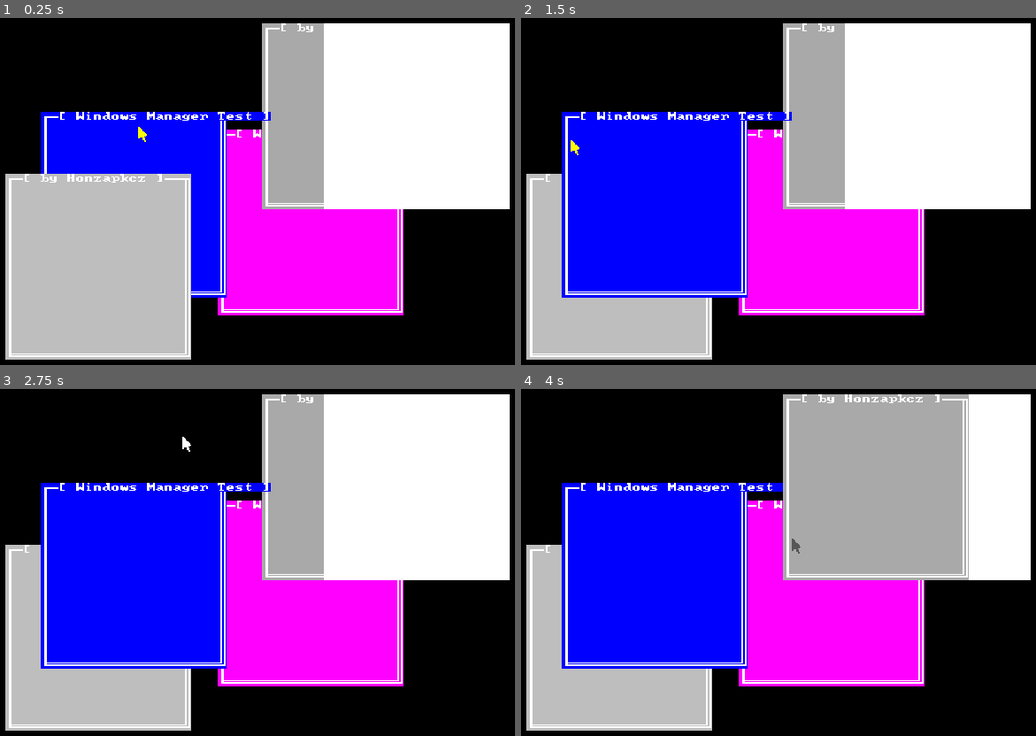
Above: before the commit, frames 1-4 (two rows, left to right).
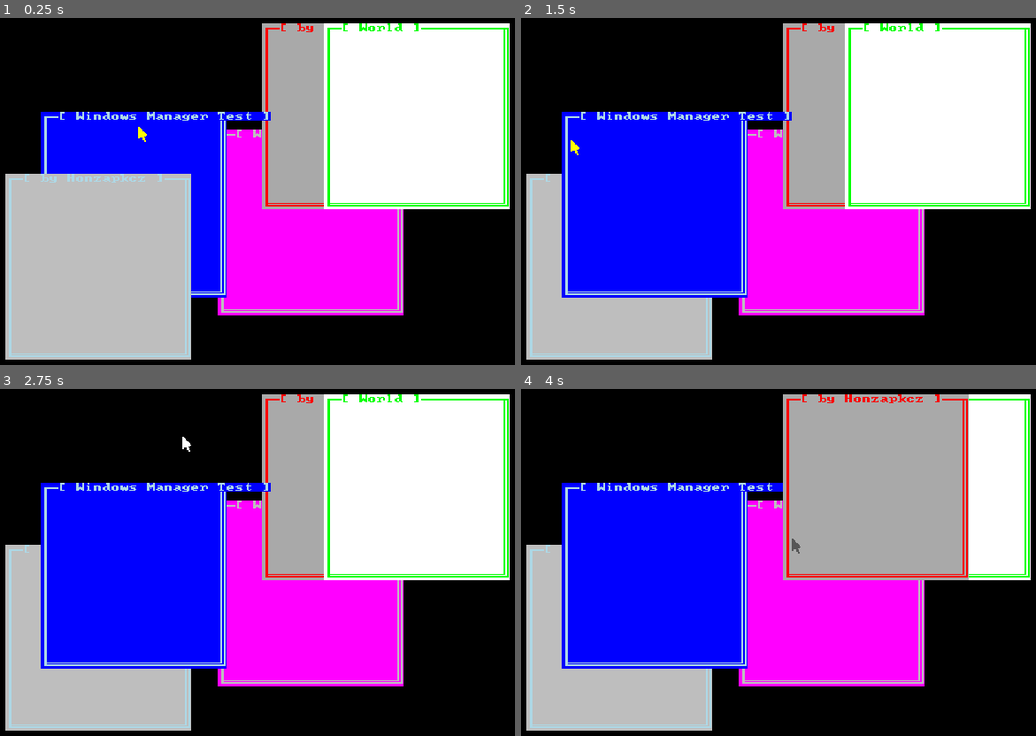
Above: after the commit, the same moments.

Repository: Honzapkcz/godot-de
Game: Godot game, scene res://wm.tscn
Same seed, same stepped clock (60 frames per second), same inputs: the game is played once before the commit and once after it.
Inputs (mouse positions are in pixels of both pictures, inside the frame that each line leads up to):
- Up to frame 1 (0.25 s): no input
- Up to frame 2 (1.5 s): tap Enter at 0.5 s; move the mouse to (948, 188) at 0.52 s; click (948, 188) at 0.67 s; tap Space at 1.25 s; move the mouse to (649, 229) at 1.27 s; click (649, 229) at 1.42 s
- Up to frame 3 (2.75 s): tap Enter at 2 s; move the mouse to (339, 482) at 2.02 s; click (339, 482) at 2.17 s
- Up to frame 4 (4 s): tap Space at 2.75 s; move the mouse to (757, 670) at 2.77 s; click (757, 670) at 2.92 s; tap Enter at 3.5 s; move the mouse to (1005, 645) at 3.52 s; click (1005, 645) at 3.67 s

The runs differ from the first frame. In frame 1, 3.9% of the frame differs, in the area x 1-99%, y 1-98%; in frame 2, 3.9%; in frame 3, 3.9%; in frame 4, 4.0%.

Commit message:
Optimized TextBuffer.border(), renamed few variables & fixed font color rendering

Diff:
--- a/TextBuffer.gd
+++ b/TextBuffer.gd
@@ -25,18 +25,25 @@
 		buffer.resize(COLS * LINES * 2)
 
 class BorderChars:
+	## Left Side Character Index
 	var ls: int
+	## Right Side Character Index
 	var rs: int
+	## Top Side Character Index
 	var ts: int
+	## Bottom Side Character Index
 	var bs: int
+	## Top Left Character Index
 	var tl: int
+	## Top Right Character Index
 	var tr: int
+	## Bottom Left Character Index
 	var bl: int
+	## Bottom Right Character Index
 	var br: int
 
 var buffer: = PackedByteArray()
-var _ix: int
-var _iy: int
+var i: int
 var cur: Vector2i
 var fgc: int
 var bgc: int
@@ -58,9 +65,11 @@
 func addchstr(str: PackedByteArray, fg: int = -1, bg: int = -1) -> void:
 	fg = fg if fg >= 0 and fg < 16 else fgc
 	bg = bg if bg >= 0 and bg < 16 else bgc
-	for i in len(str):
+	i = len(str) - 1
+	while i >= 0:
 		buffer[(cur.y * COLS + cur.x + i) * 2] = str[i]
 		buffer[(cur.y * COLS + cur.x + i) * 2 + 1] = fg | bg << 4
+		i -= 1
 
 func hline(ch: int, n: int, fg: int = -1, bg: int = -1) -> void:
 	fg = fg if fg >= 0 and fg < 16 else fgc
@@ -83,29 +92,24 @@
 func border(chs: BorderChars, h: int, v: int, fg: int = -1, bg: int = -1) -> void:
 	fg = fg if fg >= 0 and fg < 16 else fgc
 	bg = bg if bg >= 0 and bg < 16 else bgc
-	_ix = h
-	while _ix > 0:
-		buffer[(cur.y * COLS + cur.x + _ix) * 2] = chs.ts
-		buffer[(cur.y * COLS + cur.x + _ix) * 2 + 1] = fg | bg << 4
-		_ix -= 1
 
-	_ix = h
-	while _ix > 0:
-		buffer[((cur.y + v) * COLS + cur.x + _ix) * 2] = chs.bs
-		buffer[((cur.y + v) * COLS + cur.x + _ix) * 2 + 1] = fg | bg << 4
-		_ix -= 1
+	i = h
+	while i > 0:
+		buffer[(cur.y * COLS + cur.x + i) * 2] = chs.ts
+		buffer[(cur.y * COLS + cur.x + i) * 2 + 1] = fg | bg << 4
 
-	_iy = v
-	while _iy > 0:
-		buffer[((cur.y + _iy) * COLS + cur.x) * 2] = chs.ls
-		buffer[((cur.y + _iy) * COLS + cur.x) * 2 + 1] = fg | bg << 4
-		_iy -= 1
+		buffer[((cur.y + v) * COLS + cur.x + i) * 2] = chs.bs
+		buffer[((cur.y + v) * COLS + cur.x + i) * 2 + 1] = fg | bg << 4
+		i -= 1
 
-	_iy = v
-	while _iy > 0:
-		buffer[((cur.y + _iy) * COLS + cur.x + h) * 2] = chs.rs
-		buffer[((cur.y + _iy) * COLS + cur.x + h) * 2 + 1] = fg | bg << 4
-		_iy -= 1
+	i = v
+	while i > 0:
+		buffer[((cur.y + i) * COLS + cur.x) * 2] = chs.ls
+		buffer[((cur.y + i) * COLS + cur.x) * 2 + 1] = fg | bg << 4
+
+		buffer[((cur.y + i) * COLS + cur.x + h) * 2] = chs.rs
+		buffer[((cur.y + i) * COLS + cur.x + h) * 2 + 1] = fg | bg << 4
+		i -= 1
 
 	buffer[(cur.y * COLS + cur.x) * 2] = chs.tl
 	buffer[(cur.y * COLS + cur.x) * 2 + 1] = fg | bg << 4
@@ -123,32 +127,32 @@
 	fg = fg if fg >= 0 and fg < 16 else fgc
 	bg = bg if bg >= 0 and bg < 16 else bgc
 	while v >= 0:
-		_ix = h
-		while _ix >= 0:
-			buffer.set(((cur.y + v) * COLS + cur.x + _ix) * 2, ch)
-			buffer.set(((cur.y + v) * COLS + cur.x + _ix) * 2 + 1, fg | bg << 4)
-			_ix -= 1
+		i = h
+		while i >= 0:
+			buffer.set(((cur.y + v) * COLS + cur.x + i) * 2, ch)
+			buffer.set(((cur.y + v) * COLS + cur.x + i) * 2 + 1, fg | bg << 4)
+			i -= 1
 		v -= 1
 
 func clear(ch: int = 0x00, fg: int = -1, bg: int = -1) -> void:
 	fg = fg if fg >= 0 and fg < 16 else fgc
 	bg = bg if bg >= 0 and bg < 16 else bgc
 	buffer.fill(fg | bg << 4)
-	_ix = buffer.size() - 2
-	while _ix > 0:
-		buffer.set(_ix, ch)
-		_ix -= 2
+	i = buffer.size() - 2
+	while i > 0:
+		buffer.set(i, ch)
+		i -= 2
 	buffer.set(0, ch)
 
 func attrset(h: int, v: int, fg: int = -1, bg: int = -1) -> void:
 	fg = fg if fg >= 0 and fg < 16 else fgc
 	bg = bg if bg >= 0 and bg < 16 else bgc
 	while v > 0:
-		_ix = h
+		i = h
 		v -= 1
-		while _ix > 0:
-			_ix -= 1
-			buffer[((cur.y + v) * COLS + cur.x + _ix) * 2 + 1] = fg | bg << 4
+		while i > 0:
+			i -= 1
+			buffer[((cur.y + v) * COLS + cur.x + i) * 2 + 1] = fg | bg << 4
 
 
 func ch2int(ch: String) -> int:
--- a/TextWM.gd
+++ b/TextWM.gd
@@ -1,10 +1,9 @@
 extends TextBuffer
 class_name TextWM
 
+var j: int
 @export var width: int = 8
 @export var height: int = 8
-var ix: int
-var iy: int
 var font: RID
 var canvas: RID
 var canvas_item: RID
@@ -37,19 +36,20 @@
 
 # TODO: need to fix this somehow
 func _draw() -> void:
-	_iy = 0
+	j = 0
 	RenderingServer.canvas_item_clear(canvas_item)
-	while _iy < LINES:
-		_ix = 0
-		while _ix < COLS:
+	while j < LINES:
+		i = 0
+		while i < COLS:
 			#draw_rect(Rect2(ix * width, iy * height, width, height), pallete[(buffer[(iy * COLS + ix) * 2 + 1] & 0b11110000) >> 4])
-			RenderingServer.canvas_item_add_rect(canvas_item, Rect2(_ix * width, _iy * height, width, height), pallete[(buffer[(_iy * COLS + _ix) * 2 + 1] & 0b11110000) >> 4])
-			if buffer[(_iy * COLS + _ix) * 2]:
+			RenderingServer.canvas_item_add_rect(canvas_item, Rect2(i * width, j * height, width, height), pallete[(buffer[(j * COLS + i) * 2 + 1] & 0b11110000) >> 4])
+			if buffer[(j * COLS + i) * 2]:
 				#draw_char(font, Vector2(ix * width, iy * height + height / 2), char(buffer[(iy * COLS + ix) * 2]), size, pallete[buffer[(iy * COLS + ix) * 2 + 1] & 0b00001111])
-				#RenderingServer.canvas_item_add_circle(canvas_item, Vector2(_ix * width + 4, _iy * height + 4), buffer[(_iy * COLS + _ix) * 2] / 32, pallete[buffer[(_iy * COLS + _ix) * 2 + 1] & 0b00001111])
-				RenderingServer.canvas_item_add_texture_rect_region(canvas_item, Rect2(_ix * width, _iy * height, width, height), font, Rect2(buffer[(_iy * COLS + _ix) * 2] % 16 * width, int(buffer[(_iy * COLS + _ix) * 2] / 16) * height, width, height))
-			_ix += 1
-		_iy += 1
+				#RenderingServer.canvas_item_add_circle(canvas_item, Vector2(_ix * width + 4, j * height + 4), buffer[(j * COLS + _ix) * 2] / 32, pallete[buffer[(j * COLS + _ix) * 2 + 1] & 0b00001111])
+				RenderingServer.canvas_item_add_texture_rect_region(canvas_item, Rect2(i * width, j * height, width, height), font, Rect2(buffer[(j * COLS + i) * 2] % 16 * width,
+					int(buffer[(j * COLS + i) * 2] / 16) * height, width, height), pallete[buffer[(j * COLS + i) * 2 + 1] & 0b00001111])
+			i += 1
+		j += 1
 
 func _process(delta):
 	move(0, 0)
